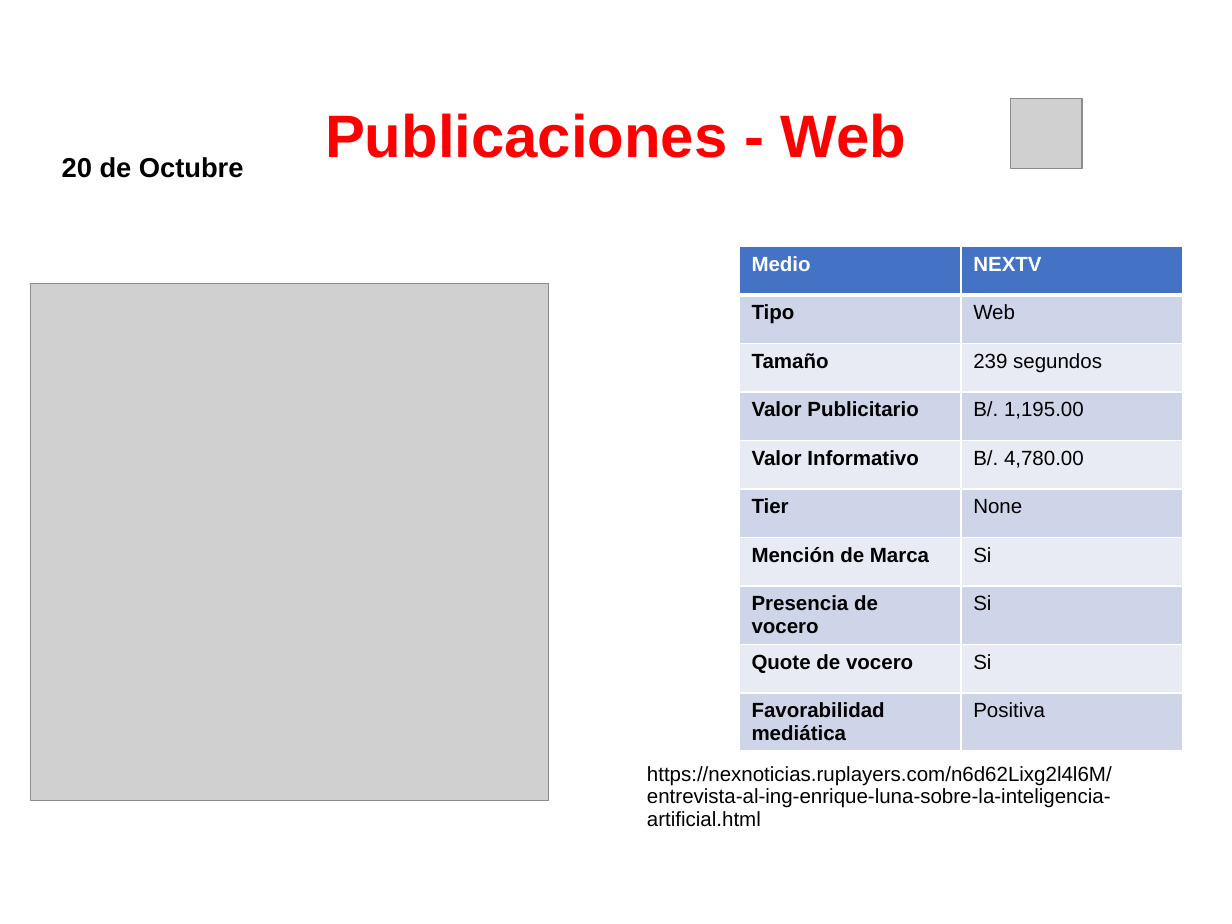
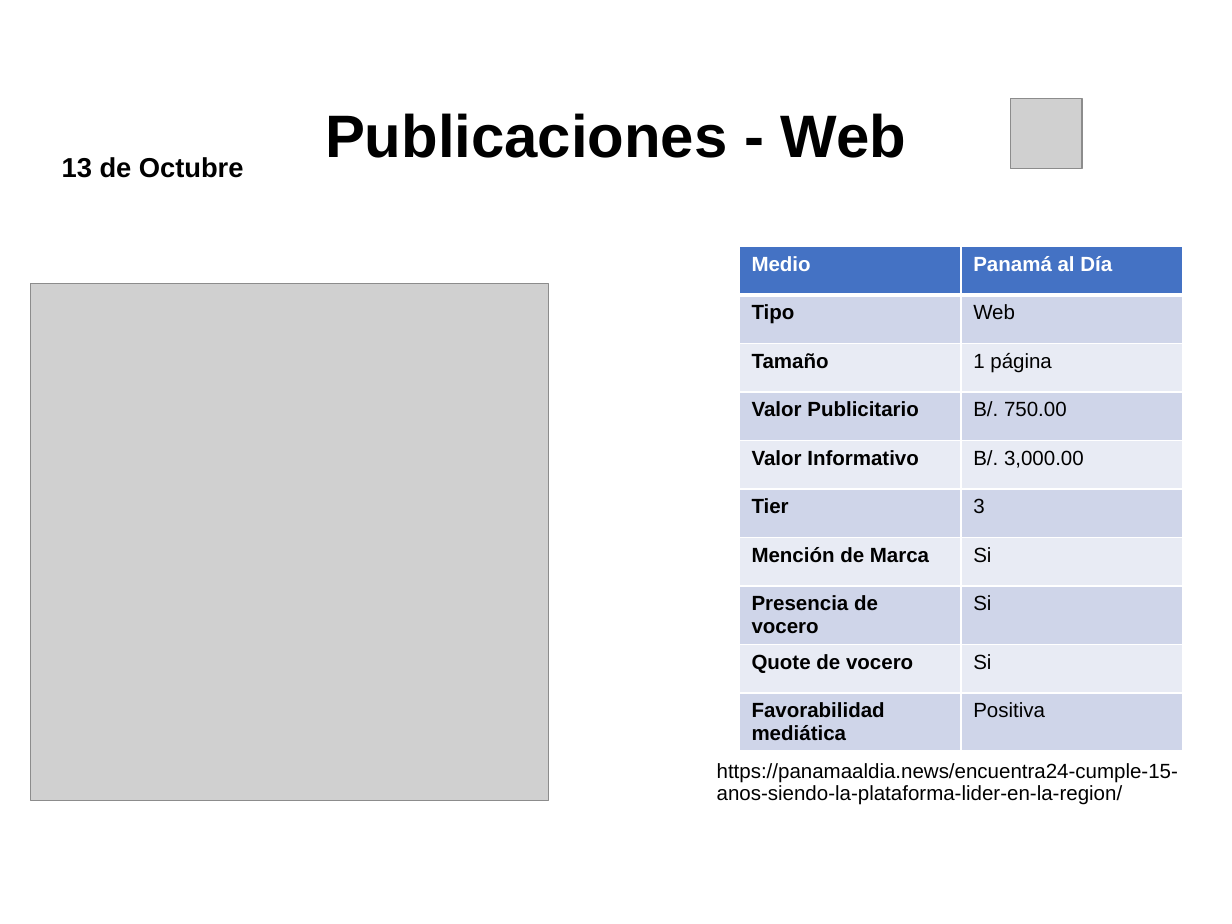
Before and after one commit to dgarci23/Report-Generator, a slide deck: slide 8 of Presentacion Terminada.pptx (slide 10 before the commit). Drawn at 1232x924 pixels with LibreOffice and Linux fonts; fonts in the diff are those of the drawing; grey boxes stand for pictures; background and template pictures are left out. Boxes give left, top, right and bottom in pixels: in the first picture for what was removed or moved away, otherwise in the second. Text is boxed around its words. In the diff, an @@ line names an element or a change of style, - is before the commit and + after.

```diff
--- a/Presentacion Terminada.pptx
+++ b/Presentacion Terminada.pptx
@@ title "Publicaciones - Web" at <box>325,113,906,158</box>: text colour #FF0000 to #000000 @@
@@ text at <box>62,157,244,178</box>: text changed @@
-20 de Octubre
+13 de Octubre
@@ table at <box>739,246,1183,745</box> @@
-row 1, column 2: NEXTV
+row 1, column 2: Panamá al Día
-row 3, column 2: 239 segundos
+row 3, column 2: 1 página
-row 4, column 2: B/. 1,195.00
+row 4, column 2: B/. 750.00
-row 5, column 2: B/. 4,780.00
+row 5, column 2: B/. 3,000.00
-row 6, column 2: None
+row 6, column 2: 3
@@ text at <box>717,763,1178,805</box>: text changed @@
-https://nexnoticias.ruplayers.com/n6d62Lixg2l4l6M/entrevista-al-ing-enrique-luna-sobre-la-inteligencia-artificial.html
+https://panamaaldia.news/encuentra24-cumple-15-anos-siendo-la-plataforma-lider-en-la-region/
```
Also in this commit, not shown: 21 other slides changed, 6 slides removed, 5 other files.
